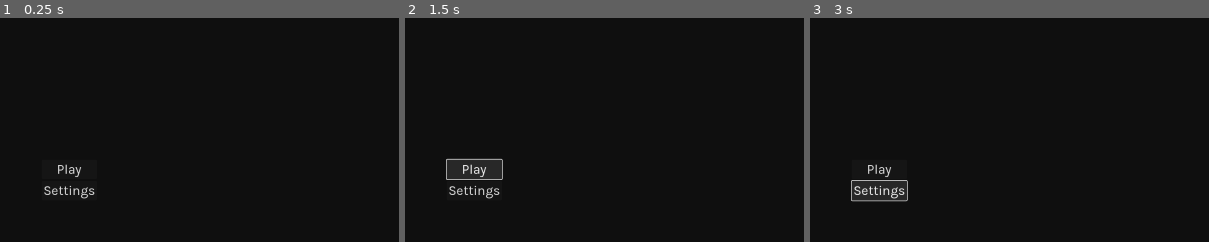
Above: before the commit, frames 1-3 (left to right).
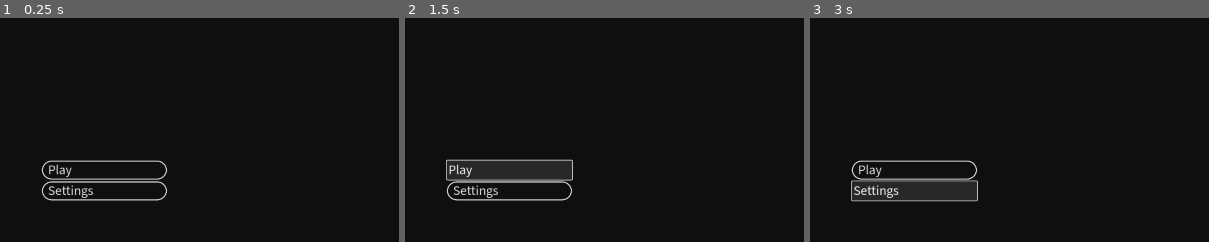
Above: after the commit, the same moments.

Repository: joshuajenner/godot-ui-demo
Game: Godot game, scene res://ui/main/main.tscn
Same seed, same stepped clock (60 frames per second), same inputs: the game is played once before the commit and once after it. Before the commit the project has no main scene; this scene is started directly in both runs.
Inputs:
- Up to frame 1 (0.25 s): no input
- Up to frame 2 (1.5 s): click "Play" at 0.5 s; click "Play" at 1.25 s
- Up to frame 3 (3 s): click "Play" at 2 s; click "Settings" at 2.75 s
The pictures show only the part of the screen within x 0-50%, y 50-100%; the shares and areas given below are measured in that part.

The runs differ from the first frame. In frame 1, 1.7% of the frame differs, in the area x 10-42%, y 63-82%; in frame 2, 3.2%, in the area x 10-43%, y 62-82%; in frame 3, 3.0%.

Commit message:
Added Font

Diff:
--- a/project.godot
+++ b/project.godot
@@ -11,6 +11,7 @@
 [application]
 
 config/name="ui-demo"
+run/main_scene="res://ui/main/main.tscn"
 config/features=PackedStringArray("4.2", "GL Compatibility")
 config/icon="res://icon.svg"
 
--- a/ui/default_theme.tres
+++ b/ui/default_theme.tres
@@ -1,10 +1,12 @@
-[gd_resource type="Theme" load_steps=2 format=3 uid="uid://fs7500feqhlf"]
+[gd_resource type="Theme" load_steps=3 format=3 uid="uid://fs7500feqhlf"]
 
-[ext_resource type="FontFile" uid="uid://cq18onnjkdt8s" path="res://assets/fonts/Karla-Regular.ttf" id="1_1e6tu"]
+[ext_resource type="FontFile" uid="uid://b16yb7nm1hgw7" path="res://assets/fonts/SourceSans3-Regular.ttf" id="1_idigp"]
+[ext_resource type="StyleBox" uid="uid://bbpvmhoq43n2r" path="res://ui/theme/stb_button_base.tres" id="2_1iwq2"]
 
 [resource]
 Button/font_sizes/font_size = 32
-Button/fonts/font = ExtResource("1_1e6tu")
+Button/fonts/font = ExtResource("1_idigp")
+Button/styles/normal = ExtResource("2_1iwq2")
 FullScreenMargin/base_type = &"MarginContainer"
 FullScreenMargin/constants/margin_bottom = 20
 FullScreenMargin/constants/margin_left = 20
--- a/ui/main/main.tscn
+++ b/ui/main/main.tscn
@@ -17,6 +17,7 @@
 theme_type_variation = &"MainScreenMargin"
 
 [node name="VBox" type="VBoxContainer" parent="Margin"]
+custom_minimum_size = Vector2(300, 0)
 layout_mode = 2
 size_flags_horizontal = 0
 size_flags_vertical = 8
@@ -24,7 +25,9 @@
 [node name="Button" type="Button" parent="Margin/VBox"]
 layout_mode = 2
 text = "Play"
+alignment = 0
 
 [node name="Button2" type="Button" parent="Margin/VBox"]
 layout_mode = 2
 text = "Settings"
+alignment = 0
--- /dev/null
+++ b/ui/theme/stb_button_base.tres
@@ -0,0 +1,16 @@
+[gd_resource type="StyleBoxFlat" format=3 uid="uid://bbpvmhoq43n2r"]
+
+[resource]
+content_margin_left = 15.0
+content_margin_top = 0.0
+content_margin_right = 0.0
+content_margin_bottom = 0.0
+bg_color = Color(0, 0, 0, 0)
+border_width_left = 3
+border_width_top = 3
+border_width_right = 3
+border_width_bottom = 3
+corner_radius_top_left = 30
+corner_radius_top_right = 30
+corner_radius_bottom_right = 30
+corner_radius_bottom_left = 30
Binary file added: assets/fonts/SourceSans3-Regular.ttf
Not shown, added: assets/fonts/SourceSans3-Regular.ttf.import
